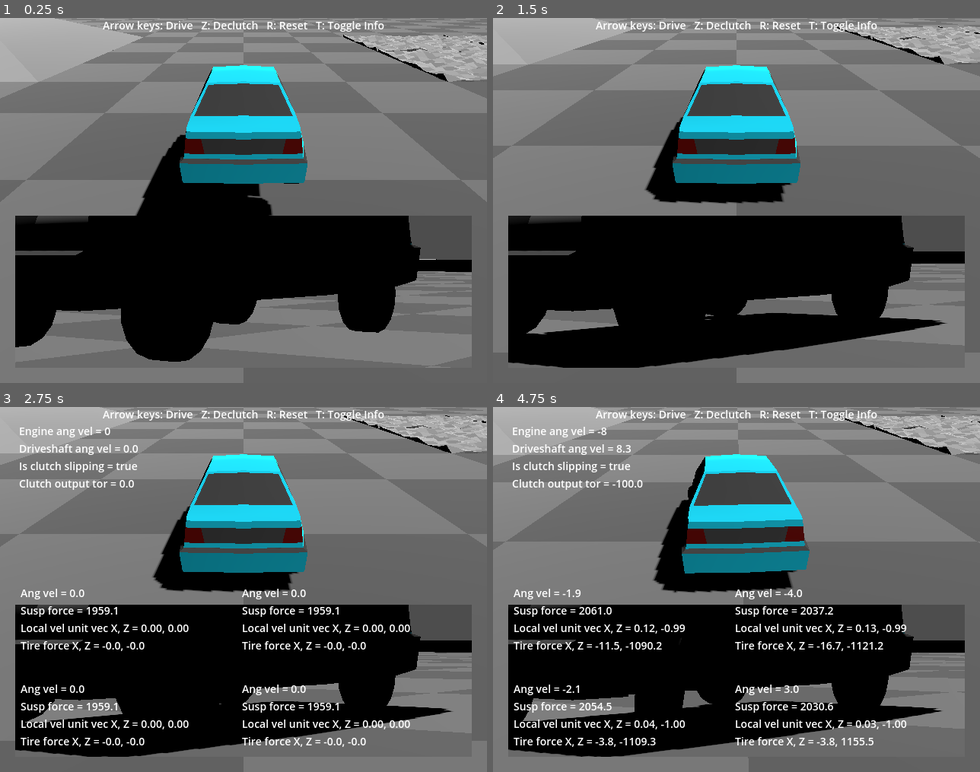
Above: before the commit, frames 1-4 (two rows, left to right).
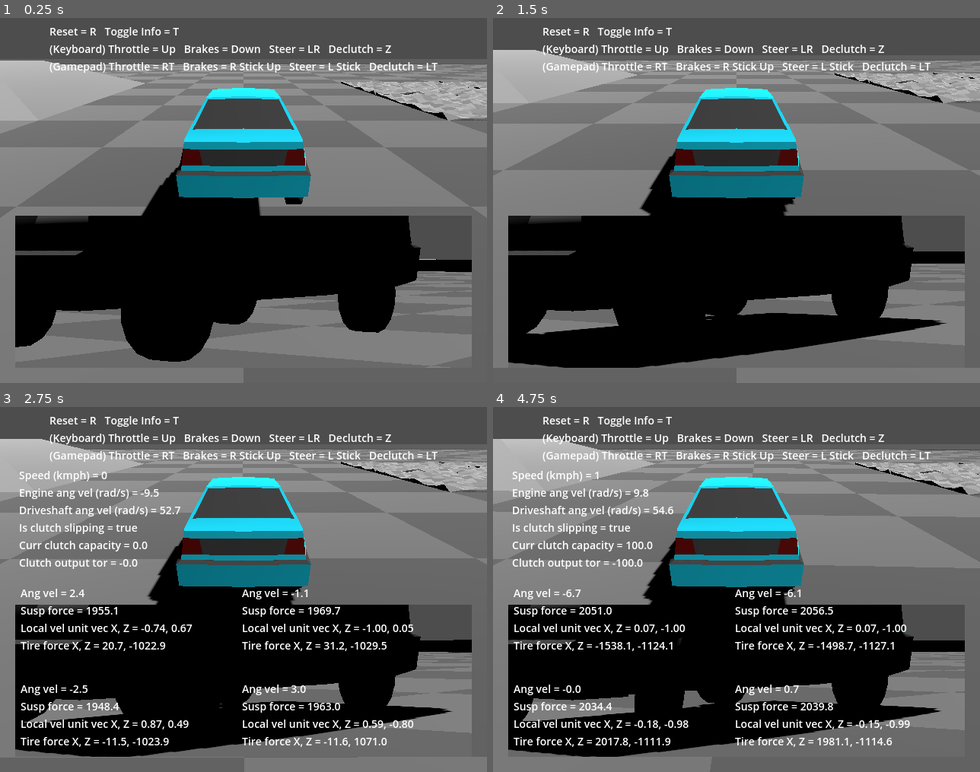
Above: after the commit, the same moments.

Repository: tokyogeometry/nani-raycast-wheel
Game: Godot game, scene res://node_3d.tscn
The game is run twice, just before and just after one commit, with the same random seed, the same clock (stepped at 60 frames per second) and the same inputs.
Inputs:
- Up to frame 1 (0.25 s): no input
- Up to frame 2 (1.5 s): tap Enter at 0.5 s; hold Right (ui_right) 0.53-1.28 s; hold Z (clutch, bound only after the commit) 0.53-1.28 s; hold Down (ui_down) from 1.28 s (still down); tap Z (clutch, bound only after the commit) at 1.35 s
- Up to frame 3 (2.75 s): release Down (ui_down) at 2.03 s; hold Right (ui_right) from 2.03 s (still down); hold Z (clutch, bound only after the commit) from 2.03 s (still down); tap T at 2.1 s
- Up to frame 4 (4.75 s): release Right (ui_right) at 2.78 s; release Z (clutch, bound only after the commit) at 2.78 s; hold Up (ui_up) 2.78-3.53 s; tap R at 2.85 s; tap Z (clutch, bound only after the commit) at 3.05, 4.35 s; hold Z (clutch, bound only after the commit) 3.53-4.28 s; hold Left (ui_left) from 3.53 s (still down)

The runs differ from the first frame. In frame 1, 31% of the frame differs, in the area x 0-100%, y 0-55%; in frame 2, 28%; in frame 3, 30%; in frame 4, 31%, in the area x 0-100%, y 0-96%.

Commit message:
Add files via upload
Fix clutch, Add gamepad controls & engine sound

Diff:
--- a/Camera3D_1.gd
+++ b/Camera3D_1.gd
@@ -1,6 +1,6 @@
 extends Camera3D
 
-@export var offset: Vector3 = Vector3(0, 2.5, 6)
+@export var offset: Vector3 = Vector3(0, 2, 6)
 @export var car: Node3D
 @export_enum("Dolly Track", "Fix Pos + Y Rot", "Fix Pos + Full Rot") var mode: int
 @export var additional_rot: Vector3 = Vector3(0, 0, 0)
--- /dev/null
+++ b/carsound.gd
@@ -0,0 +1,56 @@
+extends Node
+@export var car: Node3D
+@export var engine_sound_2k_on: AudioStreamPlayer3D
+@export var engine_sound_2k_off: AudioStreamPlayer3D
+@export var engine_sound_4k_on: AudioStreamPlayer3D
+@export var engine_sound_4k_off: AudioStreamPlayer3D
+@export var engine_sound_8k_on: AudioStreamPlayer3D
+@export var engine_sound_8k_off: AudioStreamPlayer3D
+var throttle_input_lerp = 0.0
+var engine_ang_vel_lerp = 0.0
+@export var mix2k_curve: Curve
+@export var mix4k_curve: Curve
+@export var mix8k_curve: Curve
+
+# Called when the node enters the scene tree for the first time.
+func _ready():
+	engine_sound_2k_on.volume_db = -80.0
+	engine_sound_2k_off.volume_db = -80.0
+	engine_sound_4k_on.volume_db = -80.0
+	engine_sound_4k_off.volume_db = -80.0
+	engine_sound_8k_on.volume_db = -80.0
+	engine_sound_8k_off.volume_db = -80.0
+	engine_sound_2k_on.play()
+	engine_sound_2k_off.play()
+	engine_sound_4k_on.play()
+	engine_sound_4k_off.play()
+	engine_sound_8k_on.play()
+	engine_sound_8k_off.play()
+
+# Called every frame. 'delta' is the elapsed time since the previous frame.
+func _process(delta):
+	engine_ang_vel_lerp = lerp(engine_ang_vel_lerp, car.engine_ang_vel, 0.1)
+
+	var pitch_scale_2k = engine_ang_vel_lerp / (2000 * 0.1047)
+	engine_sound_2k_on.pitch_scale = pitch_scale_2k
+	engine_sound_2k_off.pitch_scale = pitch_scale_2k
+
+	var pitch_scale_4k = engine_ang_vel_lerp / (4000 * 0.1047)
+	engine_sound_4k_on.pitch_scale = pitch_scale_4k
+	engine_sound_4k_off.pitch_scale = pitch_scale_4k
+
+	var pitch_scale_8k = engine_ang_vel_lerp / (8000 * 0.1047)
+	engine_sound_8k_on.pitch_scale = pitch_scale_8k
+	engine_sound_8k_off.pitch_scale = pitch_scale_8k
+
+	throttle_input_lerp = lerp(throttle_input_lerp, car.throttle_input, 0.1)
+	var mix2k = mix2k_curve.sample(engine_ang_vel_lerp * (1 / 0.1047) / 8000)
+	var mix4k = mix4k_curve.sample(engine_ang_vel_lerp * (1 / 0.1047) / 8000)
+	var mix8k = mix8k_curve.sample(engine_ang_vel_lerp * (1 / 0.1047) / 8000)
+
+	engine_sound_2k_on.volume_db = linear_to_db(mix2k * throttle_input_lerp * 0.8)
+	engine_sound_2k_off.volume_db = linear_to_db(mix2k * (1.0 - throttle_input_lerp) * 0.8)
+	engine_sound_4k_on.volume_db = linear_to_db(mix4k * throttle_input_lerp)
+	engine_sound_4k_off.volume_db = linear_to_db(mix4k * (1.0 - throttle_input_lerp))
+	engine_sound_8k_on.volume_db = linear_to_db(mix8k * throttle_input_lerp * 1.2)
+	engine_sound_8k_off.volume_db = linear_to_db(mix8k * (1.0 - throttle_input_lerp) * 1.2)
--- /dev/null
+++ b/default_bus_layout.tres
@@ -0,0 +1,18 @@
+[gd_resource type="AudioBusLayout" load_steps=3 format=3 uid="uid://cwdgtkjaqy7bf"]
+
+[sub_resource type="AudioEffectLowPassFilter" id="AudioEffectLowPassFilter_kbhfe"]
+resource_name = "LowPassFilter"
+cutoff_hz = 8000.0
+
+[sub_resource type="AudioEffectReverb" id="AudioEffectReverb_ehl8q"]
+resource_name = "Reverb"
+damping = 1.0
+hipass = 0.88
+wet = 0.17
+
+[resource]
+bus/0/volume_db = -8.39524
+bus/0/effect/0/effect = SubResource("AudioEffectLowPassFilter_kbhfe")
+bus/0/effect/0/enabled = true
+bus/0/effect/1/effect = SubResource("AudioEffectReverb_ehl8q")
+bus/0/effect/1/enabled = true
--- a/gemini.tscn
+++ b/gemini.tscn
@@ -1,7 +1,14 @@
-[gd_scene load_steps=20 format=3 uid="uid://b0f11r84rigje"]
+[gd_scene load_steps=30 format=3 uid="uid://b0f11r84rigje"]
 
 [ext_resource type="Script" path="res://test_car_controller.gd" id="1_xgo77"]
 [ext_resource type="Script" path="res://nani_raycast_wheel.gd" id="2_tgptp"]
+[ext_resource type="AudioStream" uid="uid://dxy28d56q5ulb" path="res://example4/example4_4000.wav" id="3_lsemc"]
+[ext_resource type="Script" path="res://carsound.gd" id="3_tyi0o"]
+[ext_resource type="AudioStream" uid="uid://csltckvug5o6w" path="res://example4/example4_off_4000.wav" id="4_ayuh6"]
+[ext_resource type="AudioStream" uid="uid://dsr27tq2ak6u5" path="res://example4/example4_8000.wav" id="6_ya267"]
+[ext_resource type="AudioStream" uid="uid://bcsxjojexrfi2" path="res://example4/example4_off_8000.wav" id="7_2lkpa"]
+[ext_resource type="AudioStream" uid="uid://bqvpmdv7wf5ru" path="res://example4/example4_2000.wav" id="7_i07gg"]
+[ext_resource type="AudioStream" uid="uid://defblgobyhdjc" path="res://example4/example4_off_2000.wav" id="8_rmu0q"]
 
 [sub_resource type="BoxShape3D" id="BoxShape3D_igxe5"]
 margin = 0.0
@@ -227,6 +234,18 @@
 
 [sub_resource type="StandardMaterial3D" id="StandardMaterial3D_3vppi"]
 albedo_color = Color(0.25098, 0.25098, 0.25098, 1)
+
+[sub_resource type="Curve" id="Curve_7aohq"]
+_data = [Vector2(0, 1), 0.0, 0.0, 0, 0, Vector2(0.25, 1), 0.0, 0.0, 0, 0, Vector2(0.5, 0), 0.0, 0.0, 0, 0]
+point_count = 3
+
+[sub_resource type="Curve" id="Curve_10e3g"]
+_data = [Vector2(0.25, 0), 0.0, 0.0, 0, 0, Vector2(0.5, 1), 0.0, 0.0, 0, 0, Vector2(1, 0), 0.0, 0.0, 0, 0]
+point_count = 3
+
+[sub_resource type="Curve" id="Curve_umlps"]
+_data = [Vector2(0.5, 0), 0.0, 0.0, 0, 0, Vector2(1, 1), 0.0, 0.0, 0, 0]
+point_count = 2
 
 [node name="RigidBody3D" type="RigidBody3D" node_paths=PackedStringArray("raycast_wheels")]
 mass = 800.0
@@ -298,3 +317,40 @@
 mesh = SubResource("ArrayMesh_a4173")
 skeleton = NodePath("")
 surface_material_override/0 = SubResource("StandardMaterial3D_3vppi")
+
+[node name="Node3D" type="Node3D" parent="." node_paths=PackedStringArray("car", "engine_sound_2k_on", "engine_sound_2k_off", "engine_sound_4k_on", "engine_sound_4k_off", "engine_sound_8k_on", "engine_sound_8k_off")]
+script = ExtResource("3_tyi0o")
+car = NodePath("..")
+engine_sound_2k_on = NodePath("AudioStreamPlayer3D5")
+engine_sound_2k_off = NodePath("AudioStreamPlayer3D6")
+engine_sound_4k_on = NodePath("AudioStreamPlayer3D")
+engine_sound_4k_off = NodePath("AudioStreamPlayer3D2")
+engine_sound_8k_on = NodePath("AudioStreamPlayer3D3")
+engine_sound_8k_off = NodePath("AudioStreamPlayer3D4")
+mix2k_curve = SubResource("Curve_7aohq")
+mix4k_curve = SubResource("Curve_10e3g")
+mix8k_curve = SubResource("Curve_umlps")
+
+[node name="AudioStreamPlayer3D" type="AudioStreamPlayer3D" parent="Node3D"]
+transform = Transform3D(1, 0, 0, 0, 1, 0, 0, 0, 1, 0, 0.588, 0)
+stream = ExtResource("3_lsemc")
+
+[node name="AudioStreamPlayer3D2" type="AudioStreamPlayer3D" parent="Node3D"]
+transform = Transform3D(1, 0, 0, 0, 1, 0, 0, 0, 1, 0, 0.588, 0)
+stream = ExtResource("4_ayuh6")
+
+[node name="AudioStreamPlayer3D3" type="AudioStreamPlayer3D" parent="Node3D"]
+transform = Transform3D(1, 0, 0, 0, 1, 0, 0, 0, 1, 0, 0.588, 0)
+stream = ExtResource("6_ya267")
+
+[node name="AudioStreamPlayer3D4" type="AudioStreamPlayer3D" parent="Node3D"]
+transform = Transform3D(1, 0, 0, 0, 1, 0, 0, 0, 1, 0, 0.588, 0)
+stream = ExtResource("7_2lkpa")
+
+[node name="AudioStreamPlayer3D5" type="AudioStreamPlayer3D" parent="Node3D"]
+transform = Transform3D(1, 0, 0, 0, 1, 0, 0, 0, 1, 0, 0.588, 0)
+stream = ExtResource("7_i07gg")
+
+[node name="AudioStreamPlayer3D6" type="AudioStreamPlayer3D" parent="Node3D"]
+transform = Transform3D(1, 0, 0, 0, 1, 0, 0, 0, 1, 0, 0.588, 0)
+stream = ExtResource("8_rmu0q")
--- a/gui.gd
+++ b/gui.gd
@@ -19,8 +19,10 @@
 	count += 1
 
 func _on_show_telemetry(
+		speed: float,
 		eng_ang_vel: float,
 		driveshaft_ang_vel: float,
+		clutch_capacity: float,
 		is_clutch_slipping: bool,
 		clutch_output_torque: float,
 		ang_vel: Array,
@@ -32,9 +34,13 @@
 	if count == 6:
 		count = 0
 
-		label2.set_text("Engine ang vel = %1.0f" % eng_ang_vel +
-			"\nDriveshaft ang vel = %1.1f" % driveshaft_ang_vel +
+		var speed_kmph = speed * 3.6
+
+		label2.set_text("Speed (kmph) = %1.0f" % speed_kmph +
+			"\nEngine ang vel (rad/s) = %1.1f" % eng_ang_vel +
+			"\nDriveshaft ang vel (rad/s) = %1.1f" % driveshaft_ang_vel +
 			"\nIs clutch slipping = " + str(is_clutch_slipping) +
+			"\nCurr clutch capacity = %1.1f" % clutch_capacity +
 			"\nClutch output tor = %1.1f" % clutch_output_torque)
 
 		for i in labels.size():
--- a/gui.tscn
+++ b/gui.tscn
@@ -55,8 +55,8 @@
 [node name="Label5" type="Label" parent="."]
 layout_mode = 0
 offset_left = 25.0
-offset_top = 22.0
+offset_top = 80.0
 offset_right = 65.0
-offset_bottom = 48.0
+offset_bottom = 106.0
 text = "text"
 label_settings = SubResource("LabelSettings_la0qm")
--- a/node_3d.tscn
+++ b/node_3d.tscn
@@ -1,7 +1,8 @@
-[gd_scene load_steps=7 format=3 uid="uid://dfiiwovfalikt"]
+[gd_scene load_steps=10 format=3 uid="uid://dfiiwovfalikt"]
 
 [ext_resource type="PackedScene" uid="uid://b1gfqdwc6f2hp" path="res://gui.tscn" id="3_2arex"]
 [ext_resource type="Script" path="res://Camera3D_1.gd" id="4_1vjid"]
+[ext_resource type="PackedScene" uid="uid://bifb0xhht2hk1" path="res://testcircuit.tscn" id="6_osw4l"]
 [ext_resource type="PackedScene" uid="uid://bw5oc4tbywni6" path="res://testground.tscn" id="6_wp6fq"]
 [ext_resource type="PackedScene" uid="uid://biy105gs20ig6" path="res://testground_2.tscn" id="7_8okqr"]
 [ext_resource type="PackedScene" uid="uid://b0f11r84rigje" path="res://gemini.tscn" id="7_ier4y"]
@@ -9,10 +10,15 @@
 [sub_resource type="LabelSettings" id="LabelSettings_1rcwf"]
 font_size = 14
 
+[sub_resource type="PrismMesh" id="PrismMesh_xiyjf"]
+
+[sub_resource type="ConcavePolygonShape3D" id="ConcavePolygonShape3D_6x5r8"]
+data = PackedVector3Array(0, 0.5, 0.5, 0.5, -0.5, 0.5, -0.5, -0.5, 0.5, 0, 0.5, -0.5, -0.5, -0.5, -0.5, 0.5, -0.5, -0.5, 0, 0.5, 0.5, 0, 0.5, -0.5, 0.5, -0.5, 0.5, 0, 0.5, -0.5, 0.5, -0.5, -0.5, 0.5, -0.5, 0.5, 0, 0.5, -0.5, 0, 0.5, 0.5, -0.5, -0.5, -0.5, 0, 0.5, 0.5, -0.5, -0.5, 0.5, -0.5, -0.5, -0.5, -0.5, -0.5, 0.5, 0.5, -0.5, 0.5, -0.5, -0.5, -0.5, 0.5, -0.5, 0.5, 0.5, -0.5, -0.5, -0.5, -0.5, -0.5)
+
 [node name="Node3D" type="Node3D"]
 
 [node name="Camera3D2" type="Camera3D" parent="." node_paths=PackedStringArray("car")]
-transform = Transform3D(1, 0, 0, 0, 0.939693, 0.34202, 0, -0.34202, 0.939693, 0, 2.5, 6)
+transform = Transform3D(1, 0, 0, 0, 0.977933, 0.208919, 0, -0.208919, 0.977933, 0, 1.98276, 6)
 projection = 2
 fov = 45.0
 size = 0.1
@@ -20,6 +26,7 @@
 near = 0.1
 script = ExtResource("4_1vjid")
 car = NodePath("../gemini2")
+mode = 1
 
 [node name="DirectionalLight3D" type="DirectionalLight3D" parent="."]
 transform = Transform3D(0.858155, 0.137327, 0.494684, -0.513391, 0.229548, 0.826884, 0, -0.963561, 0.267491, 0, 1.83298, 0)
@@ -75,11 +82,26 @@
 anchors_preset = 5
 anchor_left = 0.5
 anchor_right = 0.5
-offset_left = -74.0
-offset_right = 74.0
-offset_bottom = 23.0
+offset_left = -255.5
+offset_top = 8.0
+offset_right = 255.5
+offset_bottom = 77.0
 grow_horizontal = 2
-text = "Arrow keys: Drive   Z: Declutch   R: Reset   T: Toggle Info"
+text = "Reset = R   Toggle Info = T
+(Keyboard) Throttle = Up   Brakes = Down   Steer = LR   Declutch = Z
+(Gamepad) Throttle = RT   Brakes = R Stick Up   Steer = L Stick   Declutch = LT"
 label_settings = SubResource("LabelSettings_1rcwf")
 
+[node name="testcircuit" parent="." instance=ExtResource("6_osw4l")]
+transform = Transform3D(1, 0, 0, 0, 1, 0, 0, 0, 1, 0, 1.14957, 660.811)
+
+[node name="MeshInstance3D" type="MeshInstance3D" parent="."]
+transform = Transform3D(6.01525, 0, 5.37404, 0, 1.8026, 0, -13.4902, 0, 2.39627, 0, 0.657191, 38.5627)
+mesh = SubResource("PrismMesh_xiyjf")
+
+[node name="StaticBody3D" type="StaticBody3D" parent="MeshInstance3D"]
+
+[node name="CollisionShape3D" type="CollisionShape3D" parent="MeshInstance3D/StaticBody3D"]
+shape = SubResource("ConcavePolygonShape3D_6x5r8")
+
 [connection signal="show_telemetry" from="gemini2" to="Control" method="_on_show_telemetry"]
--- a/project.godot
+++ b/project.godot
@@ -37,6 +37,28 @@
 "events": [Object(InputEventKey,"resource_local_to_scene":false,"resource_name":"","device":-1,"window_id":0,"alt_pressed":false,"shift_pressed":false,"ctrl_pressed":false,"meta_pressed":false,"pressed":false,"keycode":0,"physical_keycode":90,"key_label":0,"unicode":122,"echo":false,"script":null)
 ]
 }
+throttle={
+"deadzone": 0.1,
+"events": [Object(InputEventJoypadMotion,"resource_local_to_scene":false,"resource_name":"","device":-1,"axis":5,"axis_value":1.0,"script":null)
+, Object(InputEventKey,"resource_local_to_scene":false,"resource_name":"","device":-1,"window_id":0,"alt_pressed":false,"shift_pressed":false,"ctrl_pressed":false,"meta_pressed":false,"pressed":false,"keycode":0,"physical_keycode":4194320,"key_label":0,"unicode":0,"echo":false,"script":null)
+]
+}
+brakes={
+"deadzone": 0.1,
+"events": [Object(InputEventJoypadMotion,"resource_local_to_scene":false,"resource_name":"","device":-1,"axis":3,"axis_value":-1.0,"script":null)
+, Object(InputEventKey,"resource_local_to_scene":false,"resource_name":"","device":-1,"window_id":0,"alt_pressed":false,"shift_pressed":false,"ctrl_pressed":false,"meta_pressed":false,"pressed":false,"keycode":0,"physical_keycode":4194322,"key_label":0,"unicode":0,"echo":false,"script":null)
+]
+}
+clutch={
+"deadzone": 0.1,
+"events": [Object(InputEventJoypadMotion,"resource_local_to_scene":false,"resource_name":"","device":-1,"axis":4,"axis_value":1.0,"script":null)
+, Object(InputEventKey,"resource_local_to_scene":false,"resource_name":"","device":-1,"window_id":0,"alt_pressed":false,"shift_pressed":false,"ctrl_pressed":false,"meta_pressed":false,"pressed":false,"keycode":0,"physical_keycode":90,"key_label":0,"unicode":122,"echo":false,"script":null)
+]
+}
+steer_accelerometer={
+"deadzone": 0.5,
+"events": []
+}
 
 [physics]
 
--- a/test_car_controller.gd
+++ b/test_car_controller.gd
@@ -10,21 +10,26 @@
 
 @export var max_drive_torque: float = 100
 @export var number_of_driving_wheels: int = 2
-var drive_load_l
-var drive_load_r
 
+var throttle_input: float = 0.0
 var is_engine_running: bool = true
-var engine_ang_vel: float # rad/s
+var engine_ang_vel: float = 100.0 # rad/s
 var driveshaft_ang_vel: float
 @export var engine_ang_vel_max: float = 733
+@export var engine_ang_vel_prev: float = 0
 @export var flywheel_moi: float = 0.1 # mass[kg] * ( radius[m] ^ 2 )
 @export var clutch_capacity_max_static: float = 120
 @export var clutch_capacity_max_dynamic: float = 100
 var is_clutch_slipping: bool = false
 var clutch_output_torque: float
+var current_clutch_capacity: float
 
 @export var max_brake_torque: float = 500
 var reset_pos: bool = false
+
+var local_vel: Vector3
+var prev_pos: Vector3
+var speed: float
 
 signal show_telemetry()
 
@@ -79,8 +84,10 @@
 		raycast_wheels[3].lat_force]
 
 	show_telemetry.emit(
+		speed,
 		engine_ang_vel,
 		driveshaft_ang_vel,
+		current_clutch_capacity,
 		is_clutch_slipping,
 		clutch_output_torque,
 		list_ang_vel,
@@ -113,17 +120,14 @@
 
 	# driving wheels
 
-	var throttle_input: float
-	var gear_ratio: float = 4.0 # gear ratios: 3.7 1.9 1.3 1.0 0.8 -3.2
+	var gear_ratio: float = 3.7 * 4.0 # gear ratios: 3.7 1.9 1.3 1.0 0.8 -3.2
 	var clutch_input: float
 	var engine_damping_torque: float = 0.1
 
-	if engine_ang_vel < engine_ang_vel_max: throttle_input = Input.get_action_strength("ui_up")
+	if engine_ang_vel < engine_ang_vel_max: throttle_input = Input.get_action_strength("throttle")
+	else: throttle_input = 0.0
 
-	if Input.is_key_pressed(KEY_Z):
-		clutch_input = 1.0
-		is_clutch_slipping = true
-	else: clutch_input = 0.0
+	clutch_input = Input.get_action_strength("clutch")
 
 	driveshaft_ang_vel = (raycast_wheels[0].ang_vel + raycast_wheels[1].ang_vel) * 0.5 * gear_ratio
 
@@ -131,28 +135,39 @@
 
 	if is_clutch_slipping == true:
 		var clutch_capacity_dynamic = clutch_capacity_max_dynamic * (1.0 - clutch_input)
+		current_clutch_capacity = clutch_capacity_dynamic
 		clutch_output_torque = clutch_capacity_dynamic * sign(engine_ang_vel - driveshaft_ang_vel)
 		engine_ang_vel += ((max_drive_torque * throttle_input) - (engine_ang_vel * engine_damping_torque)) / flywheel_moi * delta
-		if driveshaft_ang_vel > engine_ang_vel * 0.95 and driveshaft_ang_vel < engine_ang_vel * 1.05 and abs(clutch_output_torque) <= clutch_capacity_static:
-			is_clutch_slipping = false
+		if clutch_capacity_dynamic != 0.0:
+			if driveshaft_ang_vel > engine_ang_vel * 0.95 and driveshaft_ang_vel < engine_ang_vel * 1.05 and abs(clutch_output_torque) <= clutch_capacity_static:
+				is_clutch_slipping = false
 	else:
+		current_clutch_capacity = clutch_capacity_max_static
 		clutch_output_torque = (max_drive_torque * throttle_input) - (engine_ang_vel * engine_damping_torque)
+		clutch_output_torque += (engine_ang_vel_prev - engine_ang_vel) * flywheel_moi
 		engine_ang_vel = driveshaft_ang_vel
-		if clutch_output_torque > clutch_capacity_static:
+		if abs(clutch_output_torque) > clutch_capacity_static:
 			is_clutch_slipping = true
+
+	engine_ang_vel_prev = engine_ang_vel
 
 	raycast_wheels[0].drive_torque = clutch_output_torque * gear_ratio / number_of_driving_wheels
 	raycast_wheels[1].drive_torque = clutch_output_torque * gear_ratio / number_of_driving_wheels
 
 	# applying brakes
 
-	var brake_input = Input.get_action_strength("ui_down")
+	var brake_input = Input.get_action_strength("brakes")
 
 	for i in raycast_wheels.size():
 		raycast_wheels[i].brake_torque = brake_input * max_brake_torque
 		raycast_wheels[i].calc_suspension_force(delta)
 		raycast_wheels[i].calc_tire_force(delta)
 
+
+	local_vel = (global_transform.origin - prev_pos) * global_transform.basis / delta
+	prev_pos = global_transform.origin
+	speed = local_vel.length()
+
 func ackermann_steering(avg_turning_angle, wheelbase, wheel_x_offset): # wheel_x_offset: lateral offset from center
 	var turning_radius = wheelbase / (tan(avg_turning_angle) / 2) # Div by 2 because the angle is in radians
 	var ackermann_angle = atan2(wheelbase, turning_radius + wheel_x_offset) * 2
Not shown, added: example4/example4_2000.wav.import
Not shown, added: example4/example4_4000.wav.import
Not shown, added: example4/example4_8000.wav.import
Not shown, added: example4/example4_off_2000.wav.import
Not shown, added: example4/example4_off_4000.wav.import
Not shown, added: example4/example4_off_8000.wav.import
Not shown, added: example4/example4_2000.wav
Not shown, added: example4/example4_4000.wav
Not shown, added: example4/example4_8000.wav
Not shown, added: example4/example4_off_2000.wav
Not shown, added: example4/example4_off_4000.wav
Not shown, added: example4/example4_off_8000.wav
